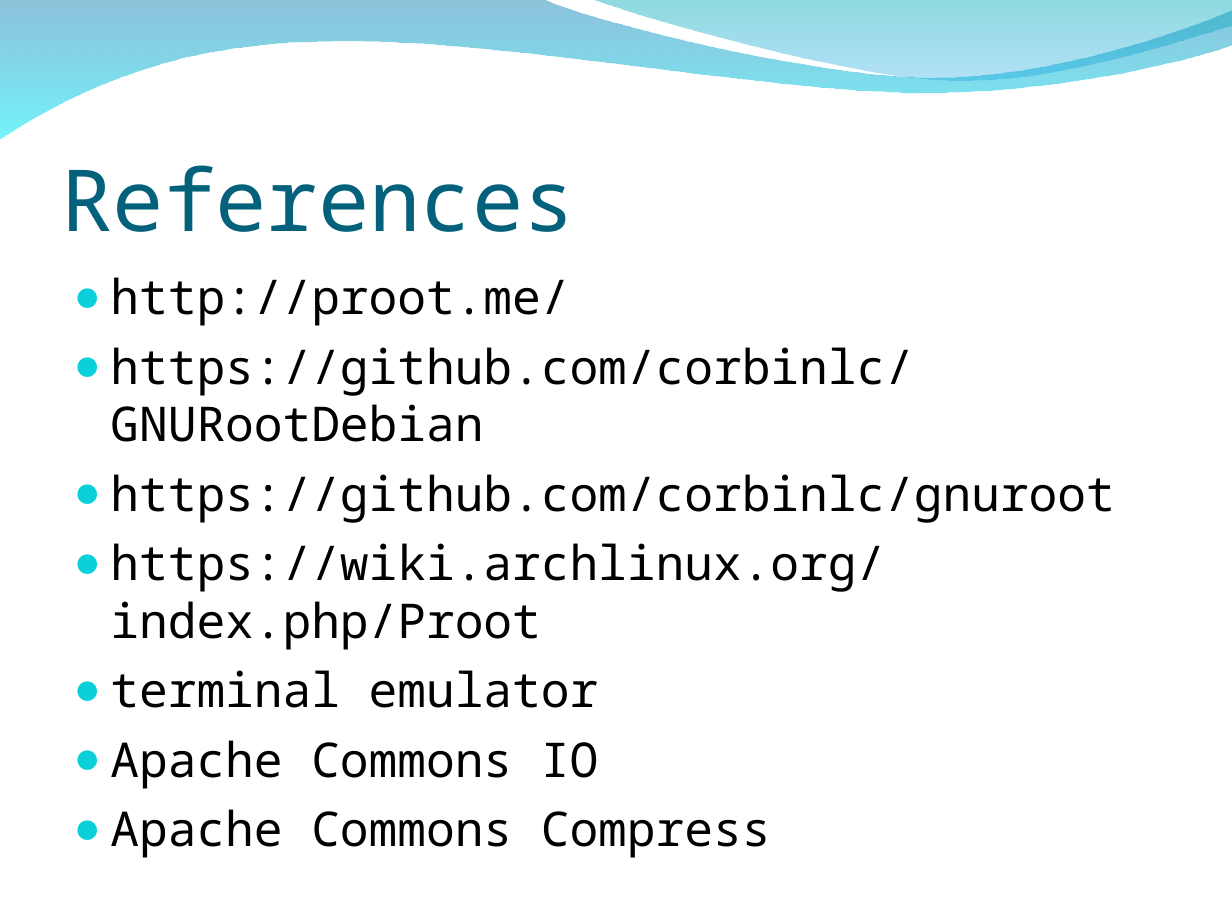
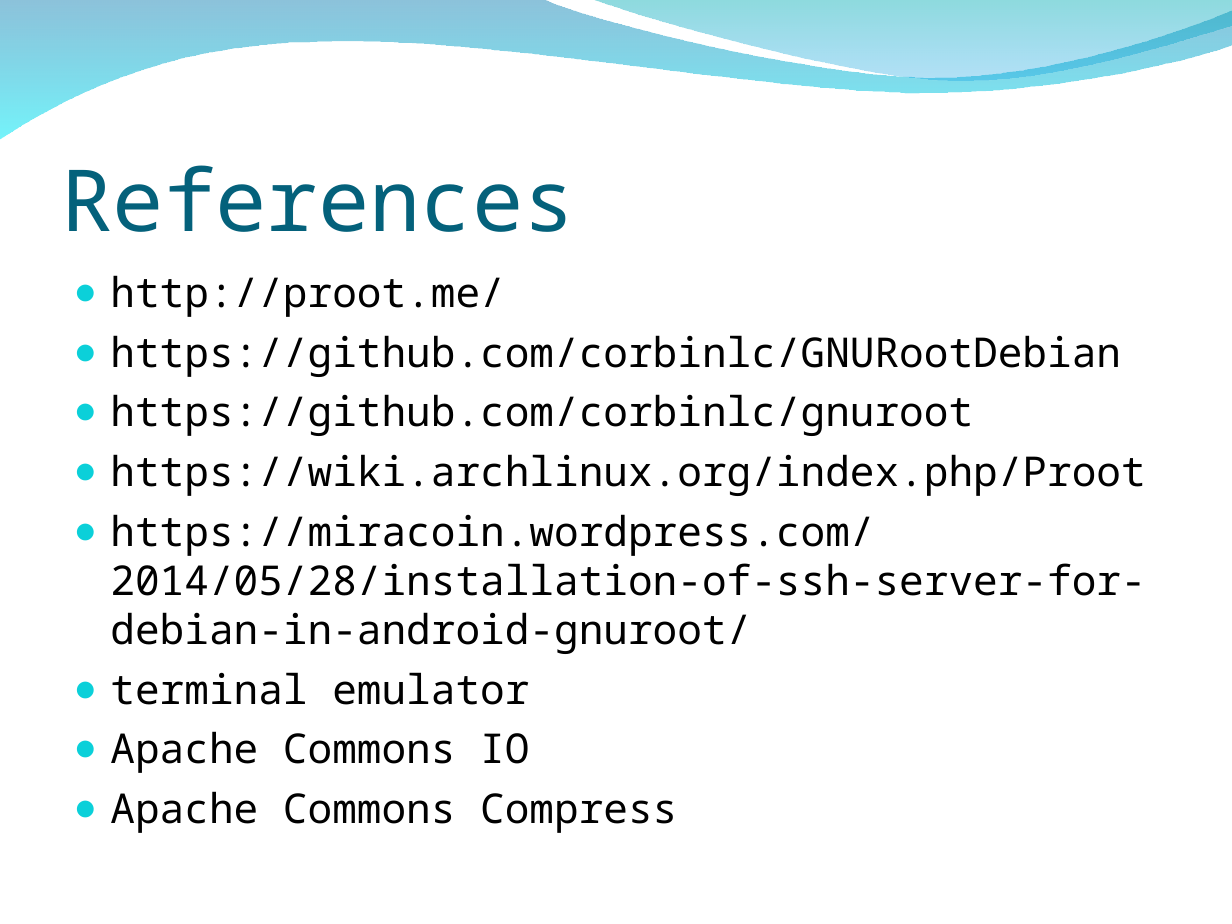
Before and after one commit to peter279k/regular_meeting, a slide deck: slide 38 of Proot.ppt (slide 29 before the commit). Drawn at 1232x924 pixels with LibreOffice and Linux fonts; fonts in the diff are those of the drawing; background and template pictures are left out. Boxes give left, top, right and bottom in pixels: in the first picture for what was removed or moved away, otherwise in the second. Text is boxed around its words. In the diff, an @@ line names an element or a change of style, - is before the commit and + after.

```diff
--- a/Proot.ppt
+++ b/Proot.ppt
@@ text at (x1=110, y1=275, x2=1145, y2=833): size 28 to 24 pt in "http://proot.me/", "https://github.com/corbinlc/GNURootDebian", "https://github.com/corbinlc/gnuroot", "https://wiki.archlinux.org/index.php/Proot" and 3 more places; less space between paragraphs @@
@@ text at (x1=110, y1=514, x2=1145, y2=654): paragraph added @@
+● https://miracoin.wordpress.com/2014/05/28/installation-of-ssh-server-for-debian-in-android-gnuroot/
```
Also in this commit, not shown: 8 other slides changed, 9 slides added.
